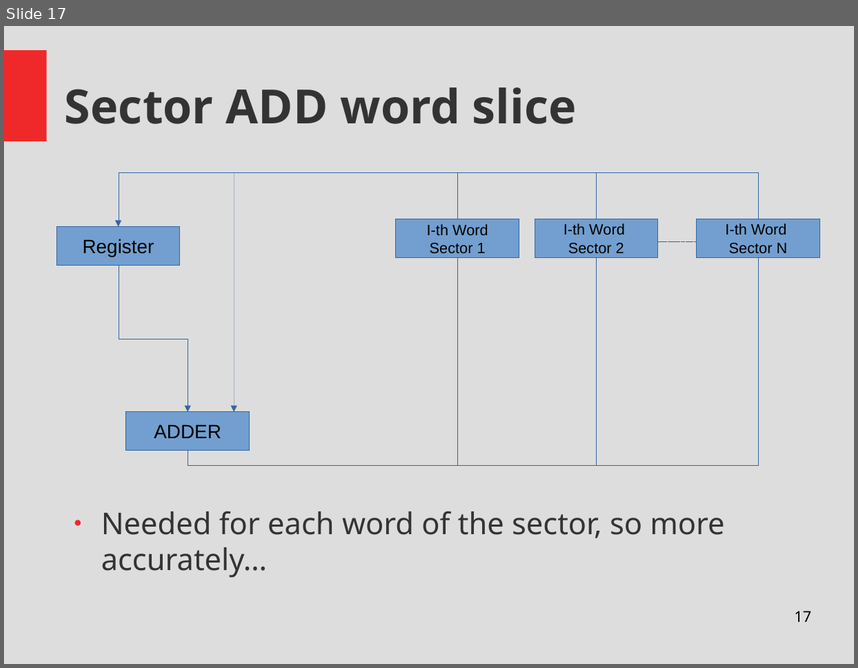
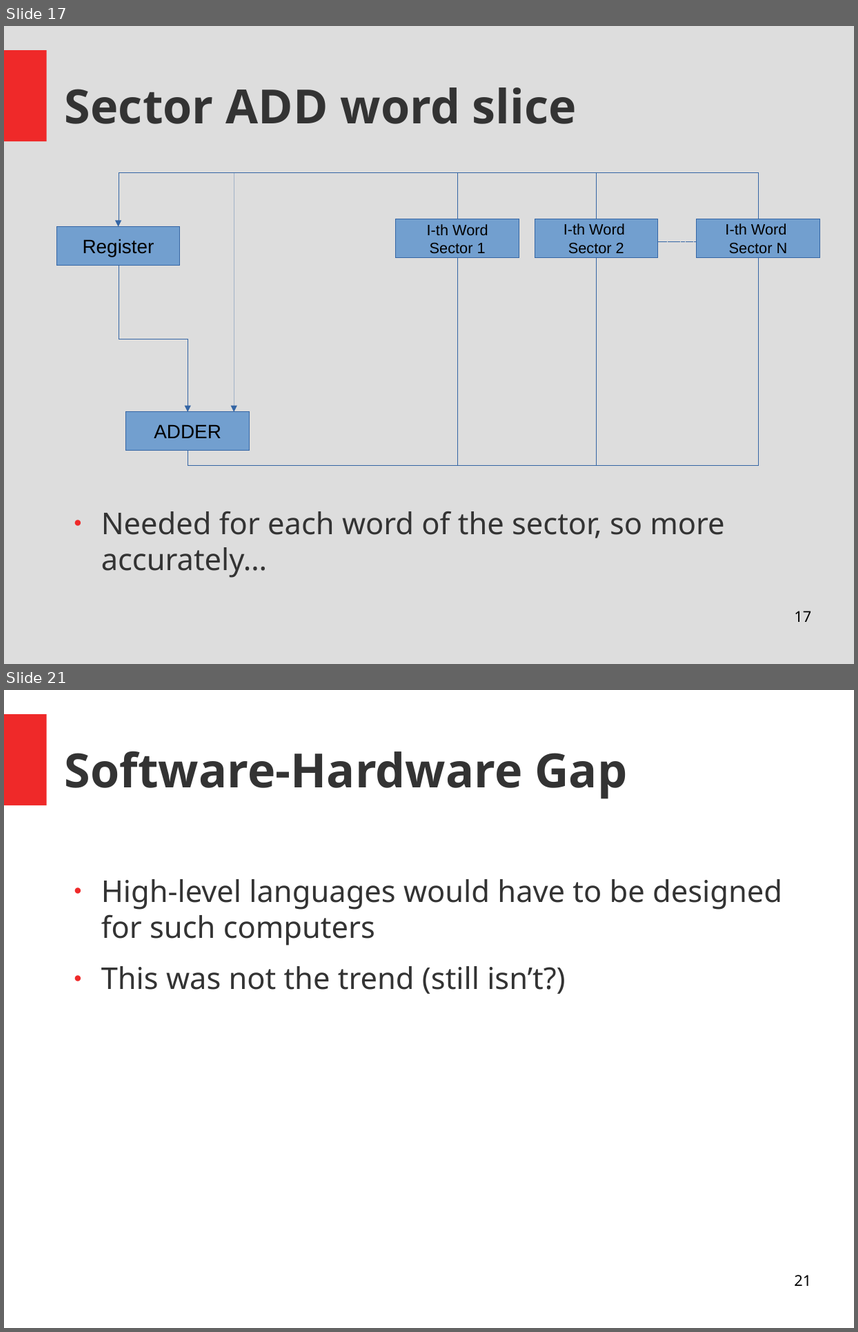
Before and after one commit to Thapep/PPS, a slide deck: inmemory/In Memory Processing Presentation.odp. Shown one above the other, each under a label of ours: slide 17 before the commit, slides 17 and 21 after it; the slides between them are not shown. The pictures are 858x668 and 858x1332 pixels, drawn with LibreOffice and Linux fonts; fonts in the diff are those of the drawing. Boxes give left, top, right and bottom in pixels: in the first picture for what was removed or moved away, otherwise in the second. Text is boxed around its words. In the diff, an @@ line names an element or a change of style, - is before the commit and + after.

```diff
--- a/inmemory/In Memory Processing Presentation.odp
+++ b/inmemory/In Memory Processing Presentation.odp
@@ slide 21 added at box(4, 690, 854, 1328), background #FFFFFF; not listed: 1 template element that a slide beside it also shows @@
@@ title added at box(65, 751, 627, 799), 44 pt, text #333333, bold @@
+Software-Hardware Gap
@@ text added at box(101, 879, 782, 994), 28 pt, text #333333 @@
+● High-level languages would have to be designed for such computers
+● This was not the trend (still isn’t?)
@@ page number added at box(794, 1274, 811, 1285), 14 pt, text #000000 @@
+21
```
Also in this commit, not shown: 1 slide changed, 5 other slides added, 2 other files.
